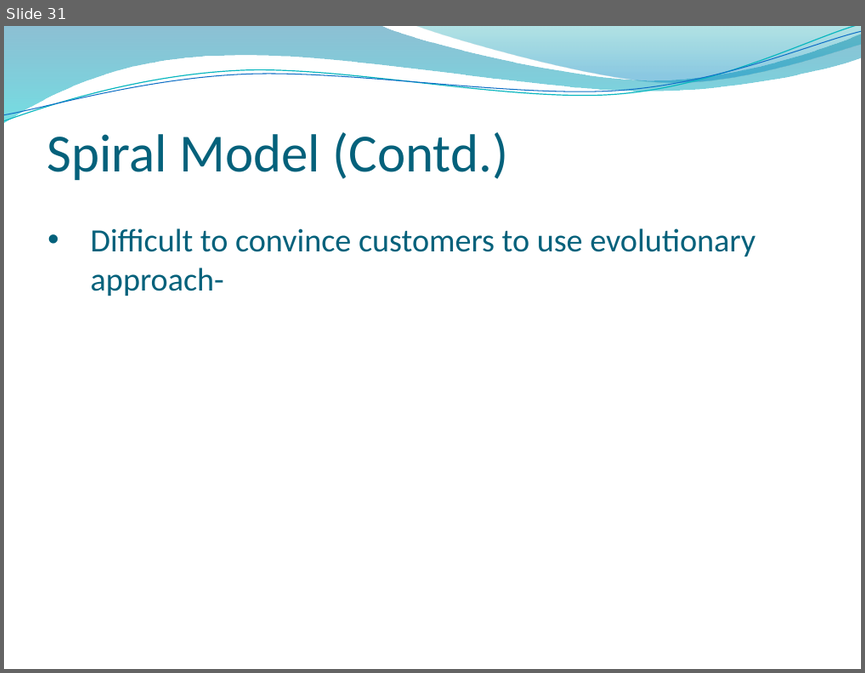
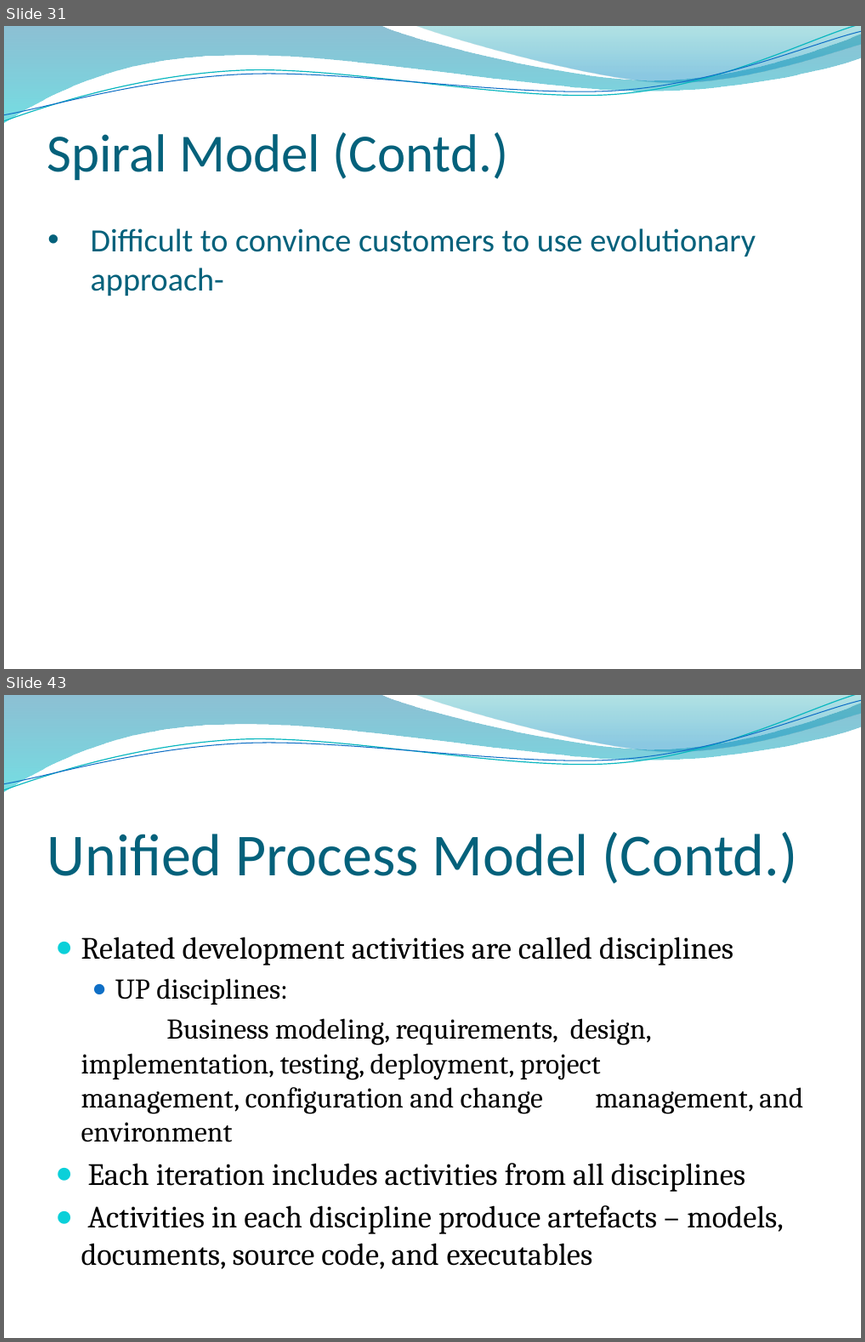
Before and after one commit to abdulsaboor938/Semester-4, a slide deck: Software Engineering/Slides/Lecture 3-4 Software Process Models 20200926 A.pptx. Shown one above the other, each under a label of ours: slide 31 before the commit, slides 31 and 43 after it; the slides between them are not shown. The pictures are 865x673 and 865x1342 pixels, drawn with LibreOffice and Linux fonts; fonts in the diff are those of the drawing; background and template pictures are left out. Boxes give left, top, right and bottom in pixels: in the first picture for what was removed or moved away, otherwise in the second. Text is boxed around its words. In the diff, an @@ line names an element or a change of style, - is before the commit and + after.

```diff
--- a/Software Engineering/Slides/Lecture 3-4 Software Process Models 20200926 A.pptx
+++ b/Software Engineering/Slides/Lecture 3-4 Software Process Models 20200926 A.pptx
@@ slide 43 added at bbox=[4, 695, 861, 1338], background picture (left out); not listed: 4 template elements that a slide beside it also shows @@
@@ title added at bbox=[46, 832, 798, 884], 50 pt, text #04617B @@
+Unified Process Model (Contd.)
@@ text added at bbox=[81, 936, 803, 1269], 26 pt, text #000000 @@
+● Related development activities are called disciplines
+  ● UP disciplines:
+Business modeling, requirements, design, implementation, testing, deployment, project management, configuration and change management, and environment
+● Each iteration includes activities from all disciplines
+● Activities in each discipline produce artefacts – models, documents, source code, and executables
```
Also in this commit, not shown: 29 other slides added, 13 other files.
